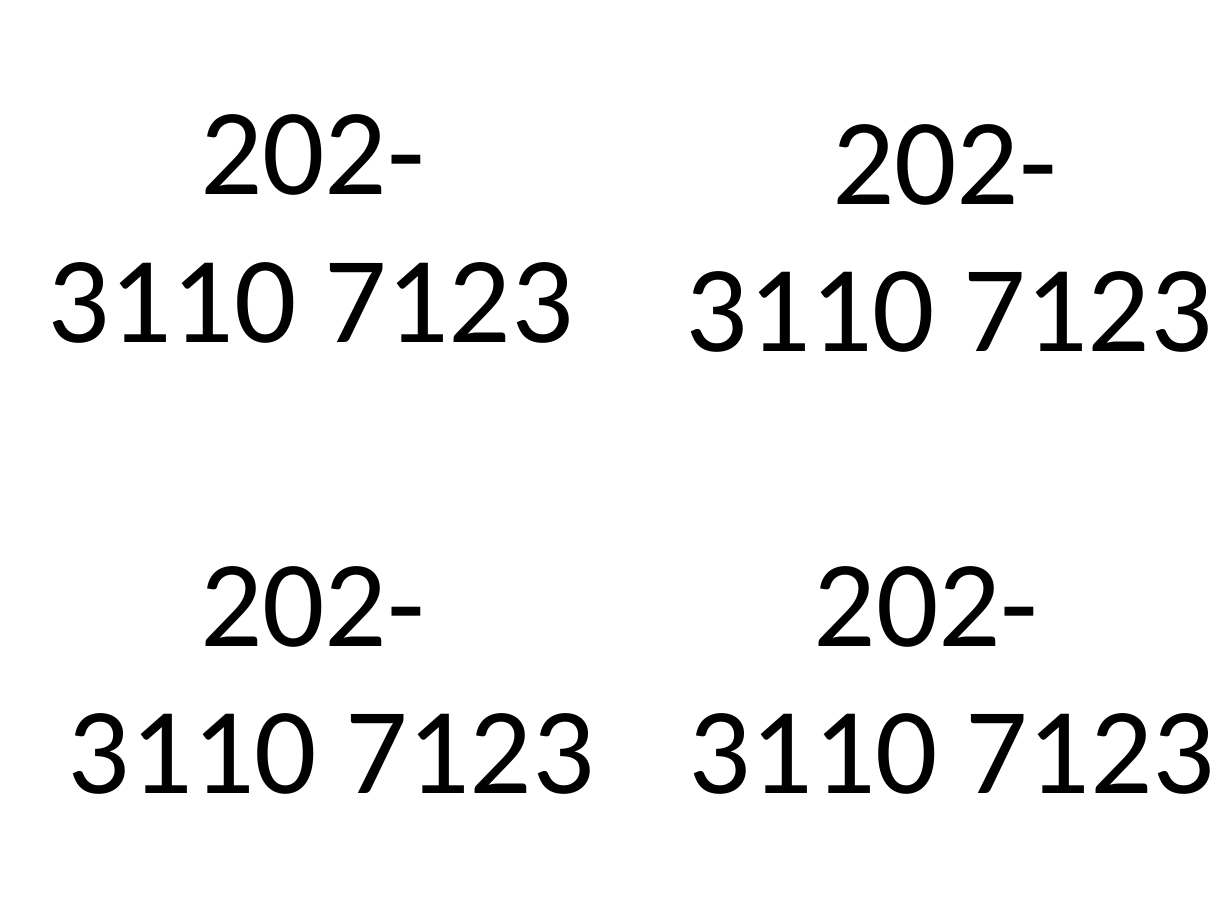
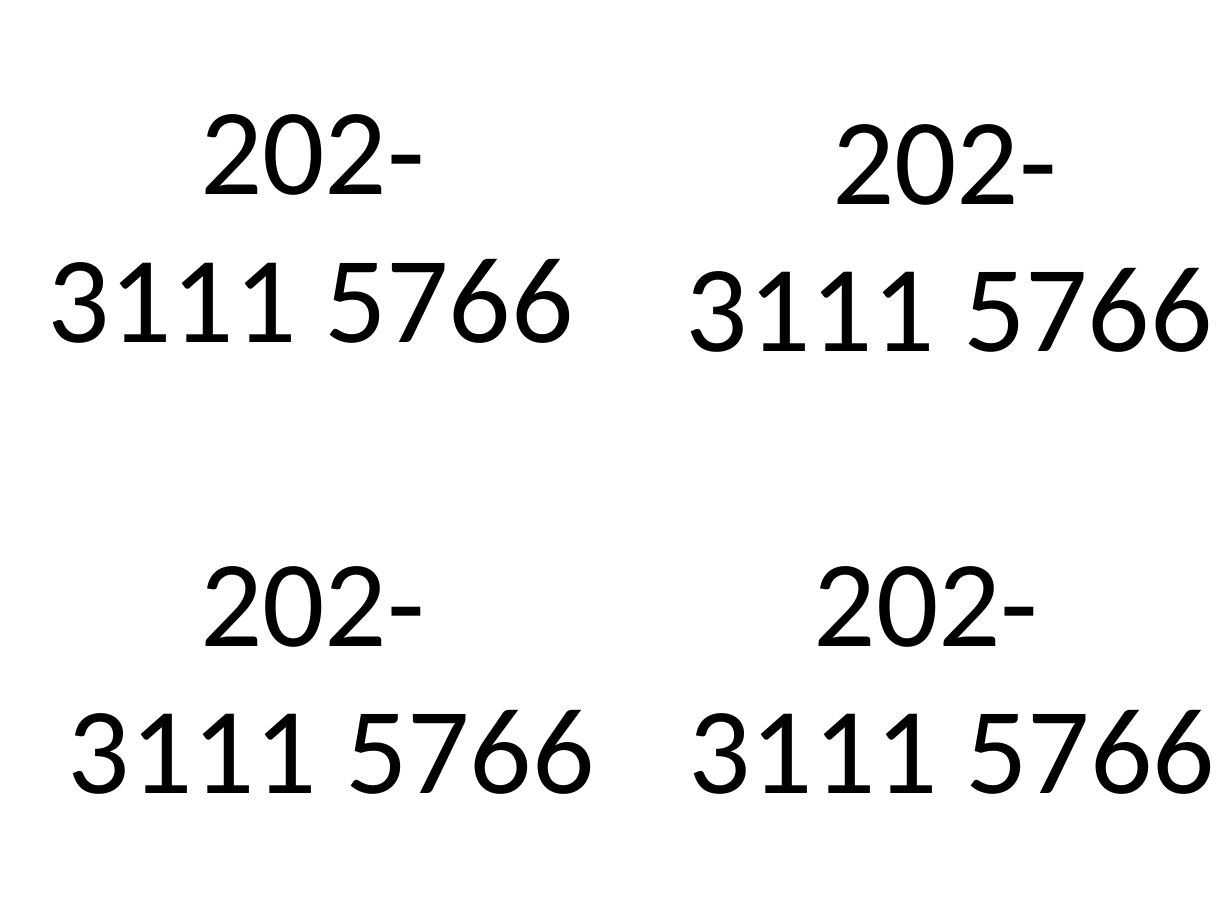
Before and after one commit to donmatthiuz/Manifiestos_NorOriente_Documentos, a slide deck: slide 1 of mamatrabajo.pptx. Drawn at 1232x924 pixels with LibreOffice and Linux fonts; fonts in the diff are those of the drawing. Boxes give left, top, right and bottom in pixels: in the first picture for what was removed or moved away, otherwise in the second. Text is boxed around its words. In the diff, an @@ line names an element or a change of style, - is before the commit and + after.

```diff
--- a/mamatrabajo.pptx
+++ b/mamatrabajo.pptx
@@ text at (47,258,573,343): text changed @@
-3110 7123
+3111 5766
@@ text at (686,267,1212,352): text changed @@
-3110 7123
+3111 5766
@@ text at (68,709,594,794): text changed @@
-3110 7123
+3111 5766
@@ text at (688,709,1215,794): text changed @@
-3110 7123
+3111 5766
```
Also in this commit, not shown: 3 other slides changed, 1 other file.
